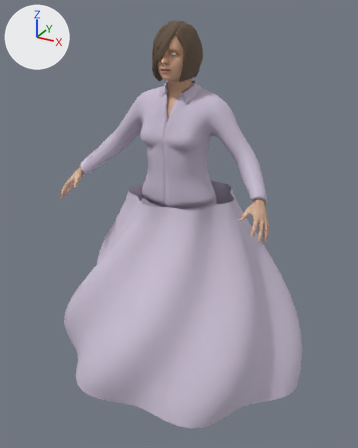
An edit to the glTF model characters/npcs/british/official_woman.glb, drawn before and after from the same camera.
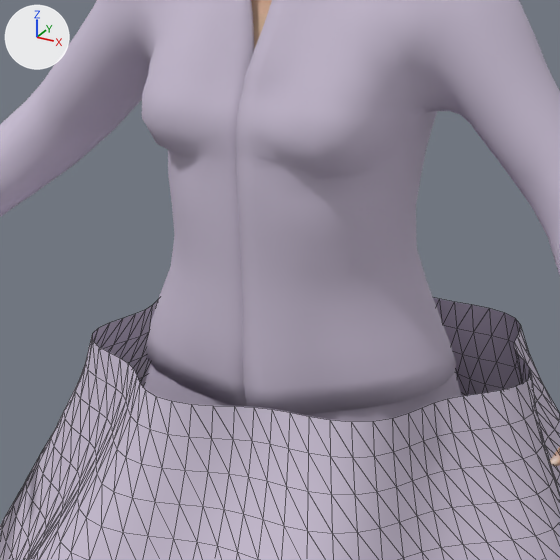
Each version is shown whole from a 50 mm camera at (0.998, -1.843, 1.642) aimed at (-0.002, -0.025, 0.733), then close up on the part from 30% to 67% of the width and 24% to 54% of the height. The lights are fixed; the arrows at upper left show +X, +Y and +Z. The older version's two pictures come first. The close-ups show mesh edges as thin lines.

Names of what the first close-up shows: 'Companion gathered skirt', 'Companion_MPFB_body_export_cutout', 'Companion_fitted_cloth_base_export_cutout'.
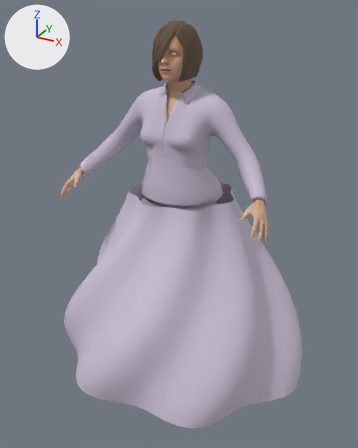
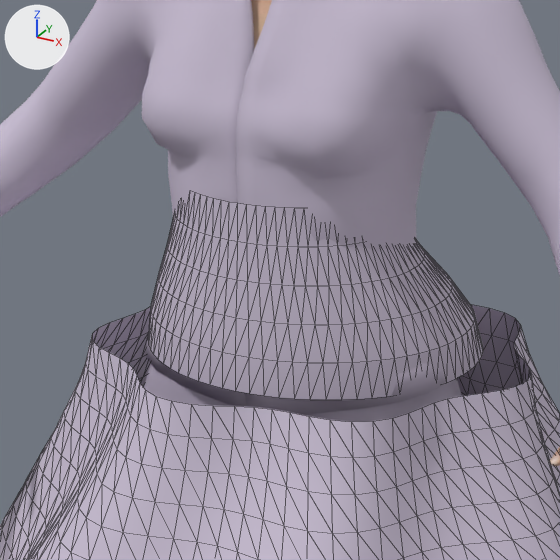
Scene script edits in JSON lines:
```json
{"op": "add", "block": "me_companion_fitted_waist_transition_mesh", "code": ["me_companion_fitted_waist_transition_mesh = bpy.data.meshes.new('Companion fitted waist transition mesh')", "me_companion_fitted_waist_transition_mesh.from_pydata(...)  # 432 vertices, 720 faces; spans x -0.183..0.183, y -0.168..0.168, z 0.884..1.078", "me_companion_fitted_waist_transition_mesh.materials.append(mat_official_companion_skirt_cotton_gltf_flat_color)  # pale blue #cdc2d7"]}
{"op": "add", "block": "ob_companion_fitted_waist_transition", "code": ["ob_companion_fitted_waist_transition = bpy.data.objects.new('Companion fitted waist transition', me_companion_fitted_waist_transition_mesh)", "ob_companion_fitted_waist_transition.location = (0.0, 0.0, 0.0)"]}
```

Changed parts and their boxes (x1, y1, x2, y2) in the close-ups (560 x 560 px):
```json
{"object": "Companion fitted waist transition", "change": "added", "after": [149, 192, 483, 400], "on screen": "pale blue"}
```
